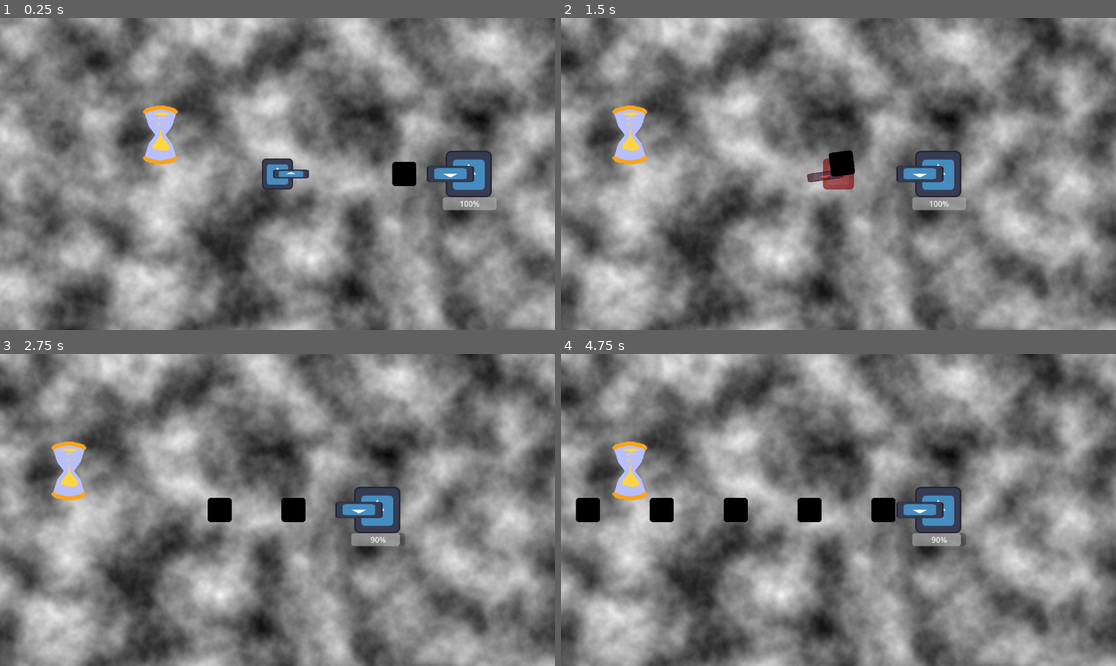
Above: before the commit, frames 1-4 (two rows, left to right).
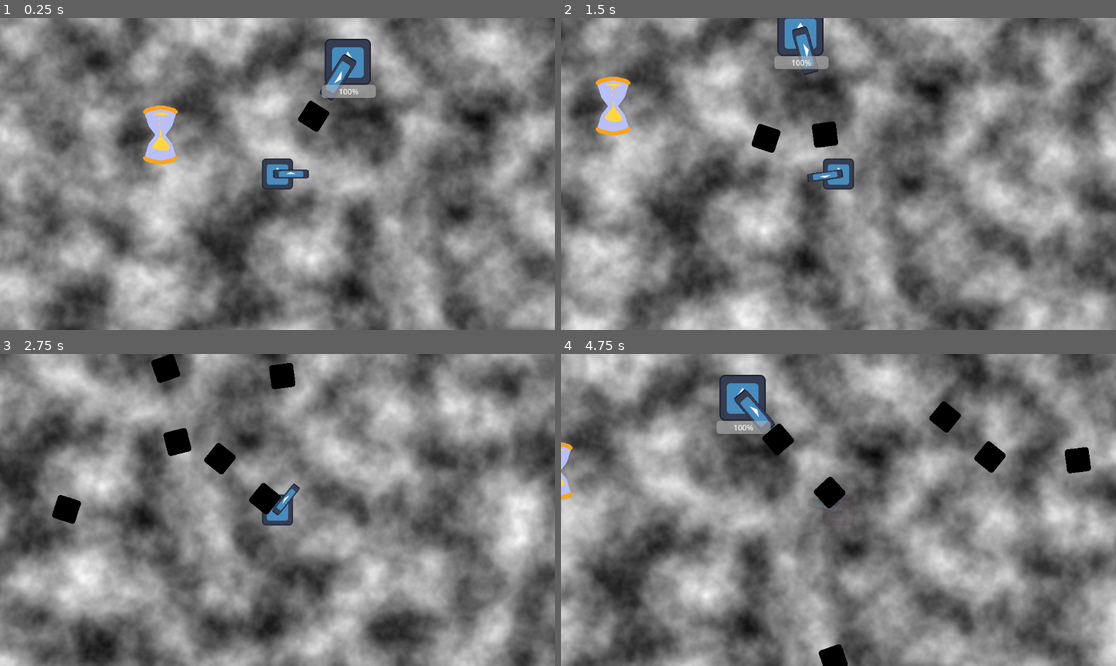
Above: after the commit, the same moments.

Repository: jacobartis/Tower-of-the-Time-Lich
Game: Godot game, scene res://world.tscn
Same seed, same stepped clock (60 frames per second), same inputs: the game is played once before the commit and once after it. The engine's default icon, where the game draws it, is replaced by a stand-in: a white triangle on a blue panel in a dark square.
Inputs (mouse positions are in pixels of both pictures, inside the frame that each line leads up to):
- Up to frame 1 (0.25 s): no input
- Up to frame 2 (1.5 s): move the mouse to (960, 158) at 0.52 s; hold D (player_right) 0.53-1.28 s; right-click (960, 158) at 0.6 s; move the mouse to (727, 189) at 1.27 s; hold S (player_down) from 1.28 s (still down); tap E (player_interact) at 1.35 s
- Up to frame 3 (2.75 s): move the mouse to (333, 441) at 2.02 s; release S (player_down) at 2.03 s; press the mouse at (333, 441) at 2.03 s; hold D (player_right) from 2.03 s (still down)
- Up to frame 4 (4.75 s): move the mouse to (810, 572) at 2.77 s; release D (player_right) at 2.78 s; release the mouse at (810, 572) at 2.78 s; hold W (player_up) 2.78-3.53 s; right-click (810, 572) at 2.85 s; move the mouse to (1005, 556) at 3.52 s; hold A (player_left) from 3.53 s (still down); tap E (player_interact) at 3.6 s; move the mouse to (672, 463) at 4.27 s; click (672, 463) at 4.35 s

The runs differ from the first frame. In frame 1, 3.9% of the frame differs, in the area x 53-90%, y 6-62%; in frame 2, 66%; in frame 3, 70%; in frame 4, 72%, in the area x 0-100%, y 0-100%.

Commit message:
Created wave spawning logic, room manager handles triggering spawners.

Diff:
--- /dev/null
+++ b/scenes/objects/room_manager.tscn
@@ -0,0 +1,6 @@
+[gd_scene load_steps=2 format=3 uid="uid://2vox70dxmdsg"]
+
+[ext_resource type="Script" path="res://scripts/objects/room_manager.gd" id="1_f2tpg"]
+
+[node name="RoomManager" type="Node2D"]
+script = ExtResource("1_f2tpg")
--- a/scenes/objects/room_starter.tscn
+++ b/scenes/objects/room_starter.tscn
@@ -193,21 +193,6 @@
 "values": [false]
 }
 
-[sub_resource type="Animation" id="Animation_osm25"]
-resource_name = "test"
-tracks/0/type = "value"
-tracks/0/imported = false
-tracks/0/enabled = true
-tracks/0/path = NodePath("Sprite2D:rotation")
-tracks/0/interp = 1
-tracks/0/loop_wrap = true
-tracks/0/keys = {
-"times": PackedFloat32Array(0, 1),
-"transitions": PackedFloat32Array(1, 1),
-"update": 0,
-"values": [0.0, 6.28319]
-}
-
 [sub_resource type="Animation" id="Animation_1lp6h"]
 resource_name = "flip"
 length = 1.5
@@ -262,6 +247,21 @@
 "values": [true]
 }
 
+[sub_resource type="Animation" id="Animation_osm25"]
+resource_name = "test"
+tracks/0/type = "value"
+tracks/0/imported = false
+tracks/0/enabled = true
+tracks/0/path = NodePath("Sprite2D:rotation")
+tracks/0/interp = 1
+tracks/0/loop_wrap = true
+tracks/0/keys = {
+"times": PackedFloat32Array(0, 1),
+"transitions": PackedFloat32Array(1, 1),
+"update": 0,
+"values": [0.0, 6.28319]
+}
+
 [sub_resource type="AnimationLibrary" id="AnimationLibrary_d4sv7"]
 _data = {
 "RESET": SubResource("Animation_iux6h"),
--- a/scenes/objects/spawner.tscn
+++ b/scenes/objects/spawner.tscn
@@ -1,3 +1,8 @@
-[gd_scene format=3 uid="uid://bwqxww3rasrpq"]
+[gd_scene load_steps=3 format=3 uid="uid://bwqxww3rasrpq"]
+
+[ext_resource type="Script" path="res://scripts/objects/spawner.gd" id="1_ohfu6"]
+[ext_resource type="PackedScene" uid="uid://bfehmhlupl3b6" path="res://scenes/enemies/turret.tscn" id="2_iky7o"]
 
 [node name="Spawner" type="Node2D"]
+script = ExtResource("1_ohfu6")
+spawns = Array[PackedScene]([ExtResource("2_iky7o"), null, ExtResource("2_iky7o"), null, ExtResource("2_iky7o")])
--- a/scenes/player/player.tscn
+++ b/scenes/player/player.tscn
@@ -71,6 +71,73 @@
 "transitions": PackedFloat32Array(1),
 "update": 0,
 "values": [Color(1, 1, 1, 1)]
+}
+
+[sub_resource type="Animation" id="Animation_kao8e"]
+resource_name = "die"
+tracks/0/type = "method"
+tracks/0/imported = false
+tracks/0/enabled = true
+tracks/0/path = NodePath(".")
+tracks/0/interp = 1
+tracks/0/loop_wrap = true
+tracks/0/keys = {
+"times": PackedFloat32Array(0),
+"transitions": PackedFloat32Array(1),
+"values": [{
+"args": [false],
+"method": &"set_physics_process"
+}]
+}
+tracks/1/type = "value"
+tracks/1/imported = false
+tracks/1/enabled = true
+tracks/1/path = NodePath("HurtboxComponent/CollisionShape2D:disabled")
+tracks/1/interp = 1
+tracks/1/loop_wrap = true
+tracks/1/keys = {
+"times": PackedFloat32Array(0),
+"transitions": PackedFloat32Array(1),
+"update": 1,
+"values": [true]
+}
+tracks/2/type = "value"
+tracks/2/imported = false
+tracks/2/enabled = true
+tracks/2/path = NodePath("CollisionShape2D:disabled")
+tracks/2/interp = 1
+tracks/2/loop_wrap = true
+tracks/2/keys = {
+"times": PackedFloat32Array(0),
+"transitions": PackedFloat32Array(1),
+"update": 1,
+"values": [true]
+}
+tracks/3/type = "value"
+tracks/3/imported = false
+tracks/3/enabled = true
+tracks/3/path = NodePath(".:modulate")
+tracks/3/interp = 1
+tracks/3/loop_wrap = true
+tracks/3/keys = {
+"times": PackedFloat32Array(0, 1),
+"transitions": PackedFloat32Array(1, 1),
+"update": 0,
+"values": [Color(1, 0, 0, 1), Color(1, 1, 1, 0)]
+}
+tracks/4/type = "method"
+tracks/4/imported = false
+tracks/4/enabled = true
+tracks/4/path = NodePath(".")
+tracks/4/interp = 1
+tracks/4/loop_wrap = true
+tracks/4/keys = {
+"times": PackedFloat32Array(0),
+"transitions": PackedFloat32Array(1),
+"values": [{
+"args": [false],
+"method": &"set_process"
+}]
 }
 
 [sub_resource type="Animation" id="Animation_bo6fp"]
@@ -89,73 +156,6 @@
 "values": [true, null]
 }
 
-[sub_resource type="Animation" id="Animation_kao8e"]
-resource_name = "die"
-tracks/0/type = "method"
-tracks/0/imported = false
-tracks/0/enabled = true
-tracks/0/path = NodePath(".")
-tracks/0/interp = 1
-tracks/0/loop_wrap = true
-tracks/0/keys = {
-"times": PackedFloat32Array(0),
-"transitions": PackedFloat32Array(1),
-"values": [{
-"args": [false],
-"method": &"set_physics_process"
-}]
-}
-tracks/1/type = "value"
-tracks/1/imported = false
-tracks/1/enabled = true
-tracks/1/path = NodePath("HurtboxComponent/CollisionShape2D:disabled")
-tracks/1/interp = 1
-tracks/1/loop_wrap = true
-tracks/1/keys = {
-"times": PackedFloat32Array(0),
-"transitions": PackedFloat32Array(1),
-"update": 1,
-"values": [true]
-}
-tracks/2/type = "value"
-tracks/2/imported = false
-tracks/2/enabled = true
-tracks/2/path = NodePath("CollisionShape2D:disabled")
-tracks/2/interp = 1
-tracks/2/loop_wrap = true
-tracks/2/keys = {
-"times": PackedFloat32Array(0),
-"transitions": PackedFloat32Array(1),
-"update": 1,
-"values": [true]
-}
-tracks/3/type = "value"
-tracks/3/imported = false
-tracks/3/enabled = true
-tracks/3/path = NodePath(".:modulate")
-tracks/3/interp = 1
-tracks/3/loop_wrap = true
-tracks/3/keys = {
-"times": PackedFloat32Array(0, 1),
-"transitions": PackedFloat32Array(1, 1),
-"update": 0,
-"values": [Color(1, 0, 0, 1), Color(1, 1, 1, 0)]
-}
-tracks/4/type = "method"
-tracks/4/imported = false
-tracks/4/enabled = true
-tracks/4/path = NodePath(".")
-tracks/4/interp = 1
-tracks/4/loop_wrap = true
-tracks/4/keys = {
-"times": PackedFloat32Array(0),
-"transitions": PackedFloat32Array(1),
-"values": [{
-"args": [false],
-"method": &"set_process"
-}]
-}
-
 [sub_resource type="AnimationLibrary" id="AnimationLibrary_k1s88"]
 _data = {
 "RESET": SubResource("Animation_x5d4x"),
--- /dev/null
+++ b/scripts/objects/room_manager.gd
@@ -0,0 +1,30 @@
+extends Node2D
+
+@export var waves:int = 1
+var current_wave = 0
+
+func _ready():
+	start_room()
+	connect_spawners()
+
+func connect_spawners():
+	for x in get_spawners():
+		x.monster_killed.connect(check_spawners)
+
+func start_room():
+	spawn_wave()
+
+func spawn_wave():
+	current_wave += 1
+	for x in get_spawners():
+		x.spawn_wave(current_wave)
+
+func check_spawners():
+	if !get_spawners().all(func(x):return !x.active):return
+	if current_wave==waves:
+		print("room_finished")
+	else:
+		spawn_wave()
+
+func get_spawners():
+	return get_children().filter(func(x):return x is Spawner)
--- /dev/null
+++ b/scripts/objects/spawner.gd
@@ -0,0 +1,29 @@
+extends Node2D
+class_name Spawner
+signal monster_killed
+
+@export var spawns: Array[PackedScene]
+
+var active:bool = false
+
+func monster_dead():
+	print("dead monster")
+	active = false
+	monster_killed.emit()
+
+func spawn_wave(wave:int):
+	if wave<0 or spawns.size()<wave:
+		print("invalid wave ",wave," ",spawns.size())
+		return
+	if !spawns[wave]:
+		print("No monster this wave")
+		return
+	spawn_monster(spawns[wave])
+
+func spawn_monster(monster_packed:PackedScene):
+	print("spawn monster")
+	var monster = monster_packed.instantiate()
+	get_tree().get_first_node_in_group("world").call_deferred("add_child",monster)
+	monster.global_position = global_position
+	active = true
+	monster.tree_exiting.connect(monster_dead)
--- a/world.tscn
+++ b/world.tscn
@@ -1,9 +1,11 @@
-[gd_scene load_steps=8 format=3 uid="uid://b63qf454l5rr4"]
+[gd_scene load_steps=10 format=3 uid="uid://b63qf454l5rr4"]
 
 [ext_resource type="PackedScene" uid="uid://beenjcjmo5nbm" path="res://scenes/player/player.tscn" id="1_uib1c"]
 [ext_resource type="PackedScene" uid="uid://bfehmhlupl3b6" path="res://scenes/enemies/turret.tscn" id="2_uh7w5"]
 [ext_resource type="PackedScene" uid="uid://bofsgphrertu3" path="res://scenes/objects/room_starter.tscn" id="3_ynx84"]
 [ext_resource type="PackedScene" uid="uid://cuwewaryfuy5p" path="res://scenes/UI/timer_display.tscn" id="4_jlx3h"]
+[ext_resource type="PackedScene" uid="uid://bwqxww3rasrpq" path="res://scenes/objects/spawner.tscn" id="5_umcqj"]
+[ext_resource type="PackedScene" uid="uid://2vox70dxmdsg" path="res://scenes/objects/room_manager.tscn" id="5_y7h3v"]
 
 [sub_resource type="Gradient" id="Gradient_ym4ci"]
 
@@ -23,9 +25,6 @@
 
 [node name="Player" parent="." instance=ExtResource("1_uib1c")]
 
-[node name="TurretBase" parent="." instance=ExtResource("2_uh7w5")]
-position = Vector2(397, 0)
-
 [node name="RoomStarter" parent="." instance=ExtResource("3_ynx84")]
 position = Vector2(-243, -81)
 
@@ -33,3 +32,17 @@
 
 [node name="TimerDisplay" parent="CanvasLayer" instance=ExtResource("4_jlx3h")]
 visible = false
+
+[node name="RoomManager" parent="." instance=ExtResource("5_y7h3v")]
+waves = 5
+
+[node name="Spawner" parent="RoomManager" instance=ExtResource("5_umcqj")]
+position = Vector2(-266, 91)
+
+[node name="Spawner2" parent="RoomManager" instance=ExtResource("5_umcqj")]
+position = Vector2(146, -233)
+spawns = Array[PackedScene]([ExtResource("2_uh7w5"), ExtResource("2_uh7w5"), ExtResource("2_uh7w5"), ExtResource("2_uh7w5"), ExtResource("2_uh7w5")])
+
+[node name="Spawner3" parent="RoomManager" instance=ExtResource("5_umcqj")]
+position = Vector2(235, 99)
+spawns = Array[PackedScene]([null, null, null, ExtResource("2_uh7w5"), ExtResource("2_uh7w5")])
